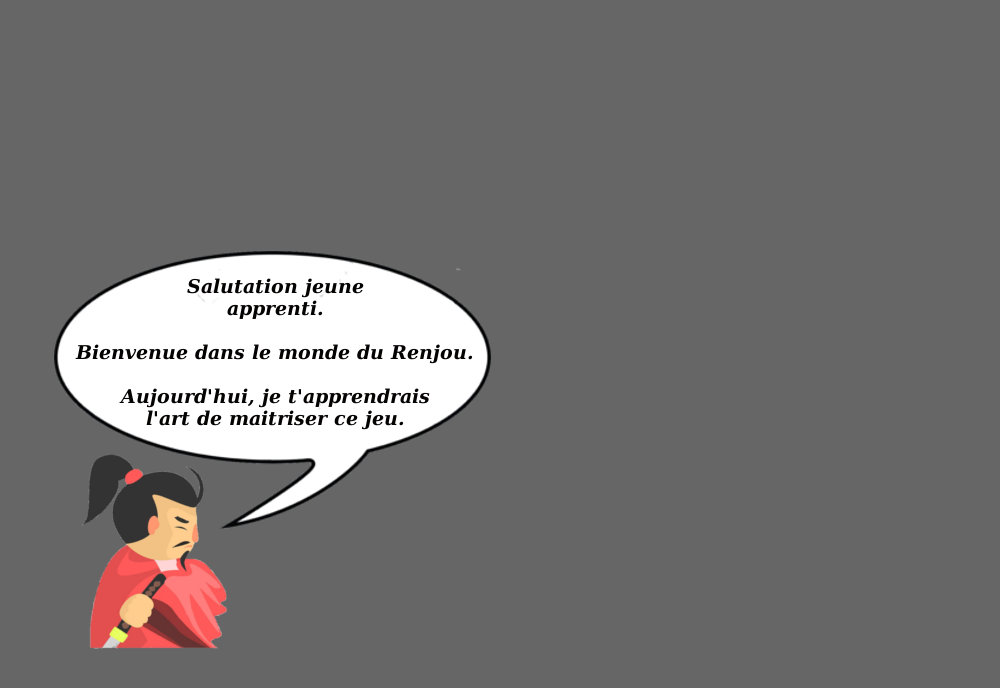
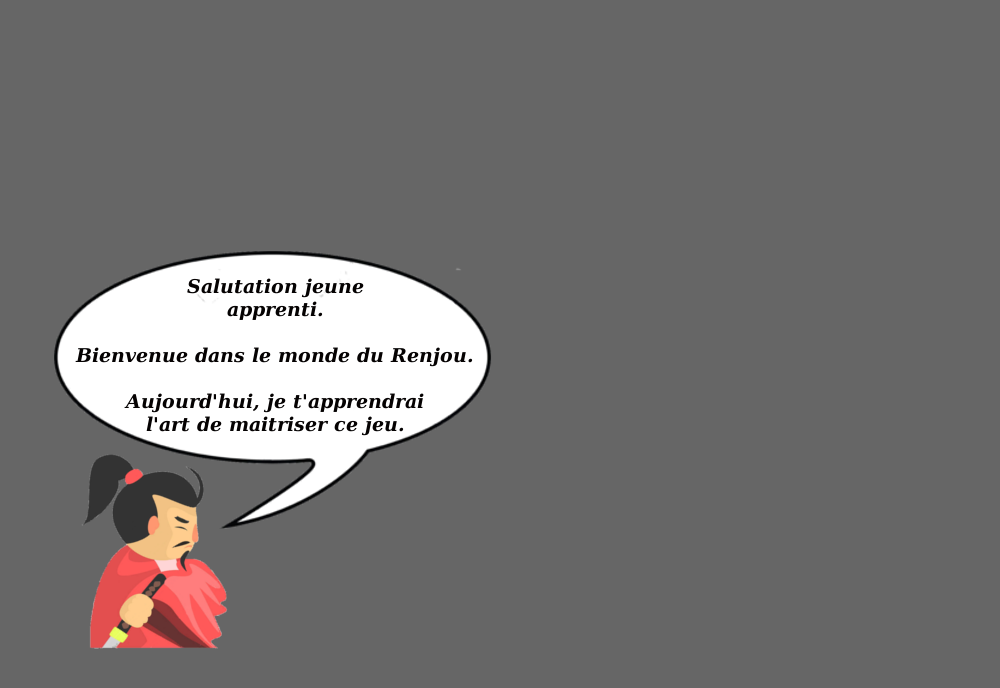
Layers edited between the first and the second 1000 x 688 image:
painted on "Salutation jeune ..." over [75,300,473,436]
